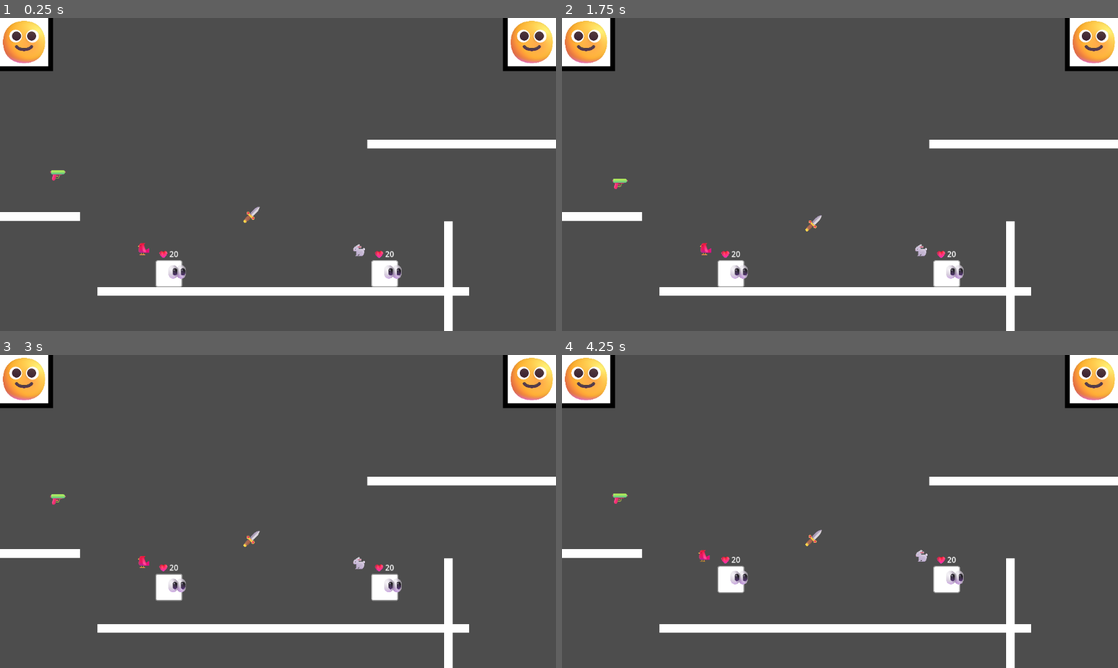
Above: before the commit, frames 1-4 (two rows, left to right).
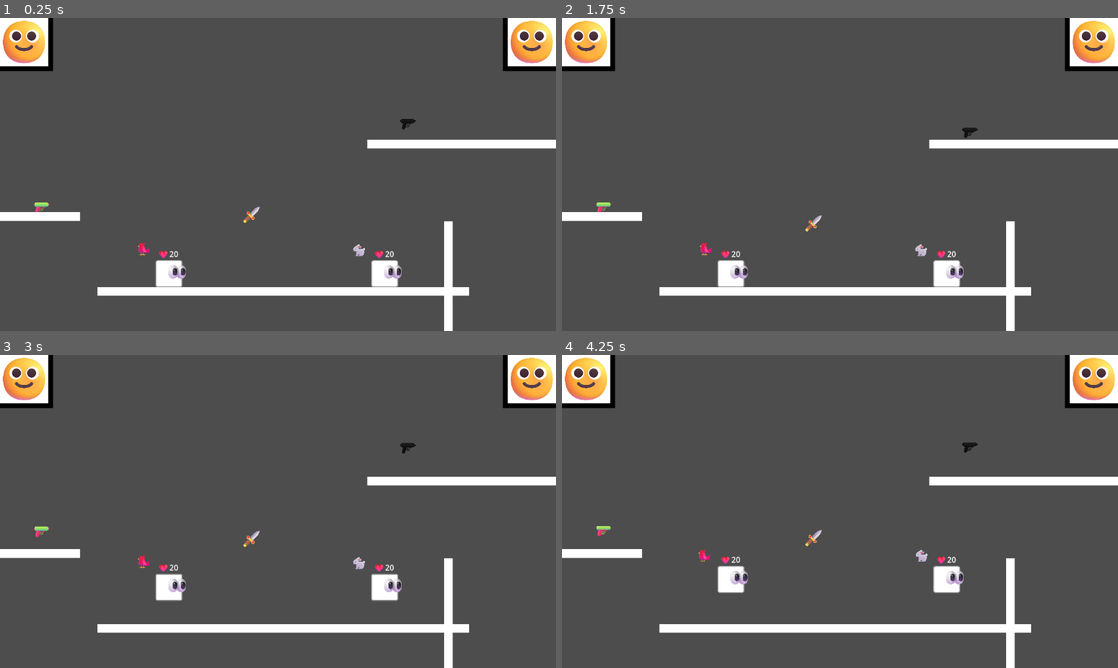
Above: after the commit, the same moments.

Repository: oixel/SCFG
Game: Godot game, scene res://main.tscn
Same seed, same stepped clock (60 frames per second), same inputs: the game is played once before the commit and once after it.
Inputs:
- Up to frame 1 (0.25 s): no input
- Up to frame 2 (1.75 s): hold R 0.53-1.28 s; tap Enter at 1.25 s; tap R at 1.35 s
- Up to frame 3 (3 s): hold R 2.03-2.78 s; tap Space at 2.75 s; tap R at 2.85 s
- Up to frame 4 (4.25 s): hold R from 3.53 s (still down)

The runs differ from the first frame. In frame 1, 0.2% of the frame differs, in the area x 6-75%, y 32-62%; in frame 2, 0.2%; in frame 3, 0.2%, in the area x 6-75%, y 28-59%; in frame 4, 0.2%.

Commit message:
Set up for SMG programming

Diff:
--- /dev/null
+++ b/Scenes/Pickups/Weapons/smg.tscn
@@ -0,0 +1,7 @@
+[gd_scene load_steps=2 format=3 uid="uid://crempiid8mnlv"]
+
+[ext_resource type="Script" path="res://Scripts/Pickups/Weapons/SMG.gd" id="1_kbup5"]
+
+[node name="SMG" type="Node2D" groups=["Pickup"]]
+script = ExtResource("1_kbup5")
+reload_time = 0.5
--- /dev/null
+++ b/Scripts/Pickups/Weapons/SMG.gd
@@ -0,0 +1,38 @@
+extends Node2D
+
+# Stores max amount of bullets able to be shot before having to reload
+@export var max_ammo_count : int = 12
+var ammo_count : int
+
+# Stores time that it takes for gun to automatically reload
+@export var reload_time : float = 1.5
+var reload_timer : Timer = Timer.new()
+
+# Stores player carrying gun to detect when attack is called
+var player
+
+# Preloads bullet scene for instantiating when shooting
+const BULLET = preload("res://Scenes/Projectiles/bullet.tscn")
+
+# Called at start
+func _ready():
+	# Handles reload time
+	reload_timer.one_shot = true
+	reload_timer.wait_time = reload_time
+	add_child(reload_timer)
+
+	# Sets current ammo count to the max for this gun
+	ammo_count = max_ammo_count
+
+# Sets player that holds this pickup
+func set_player(_player):
+	player = _player
+
+# Handles actual attacking for SMG
+func _physics_process(delta):
+	if Input.is_action_pressed(player.p_string + "attack"):
+		print("Running")
+
+# Ensures attack fuction exists for call in player's script but does nothing
+func attack():
+	pass
--- a/main.tscn
+++ b/main.tscn
@@ -119,8 +119,12 @@
 position = Vector2(521, 379)
 
 [node name="Gun" parent="Pickups" instance=ExtResource("5_v7xf1")]
-position = Vector2(120, 291)
+position = Vector2(86, 358)
 pickup_name = "gun"
+
+[node name="SMG" parent="Pickups" instance=ExtResource("5_v7xf1")]
+position = Vector2(845, 185)
+pickup_name = "smg"
 
 [node name="PortraitController" type="Control" parent="." node_paths=PackedStringArray("signal_handler")]
 layout_mode = 1
Binary file added: Sprites/Pickups/Weapons/smg.png
Not shown, added: Sprites/Pickups/Weapons/smg.png.import
Not shown, added: Scenes/Pickups/Weapons/smgA737.tmp
